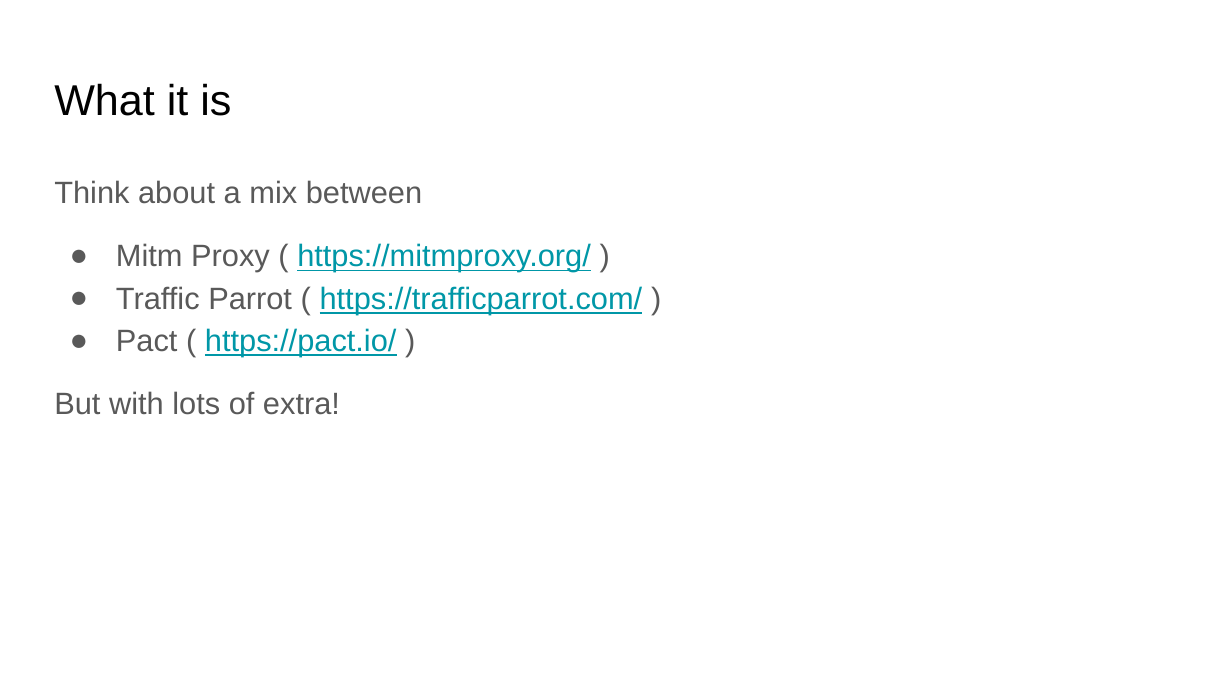
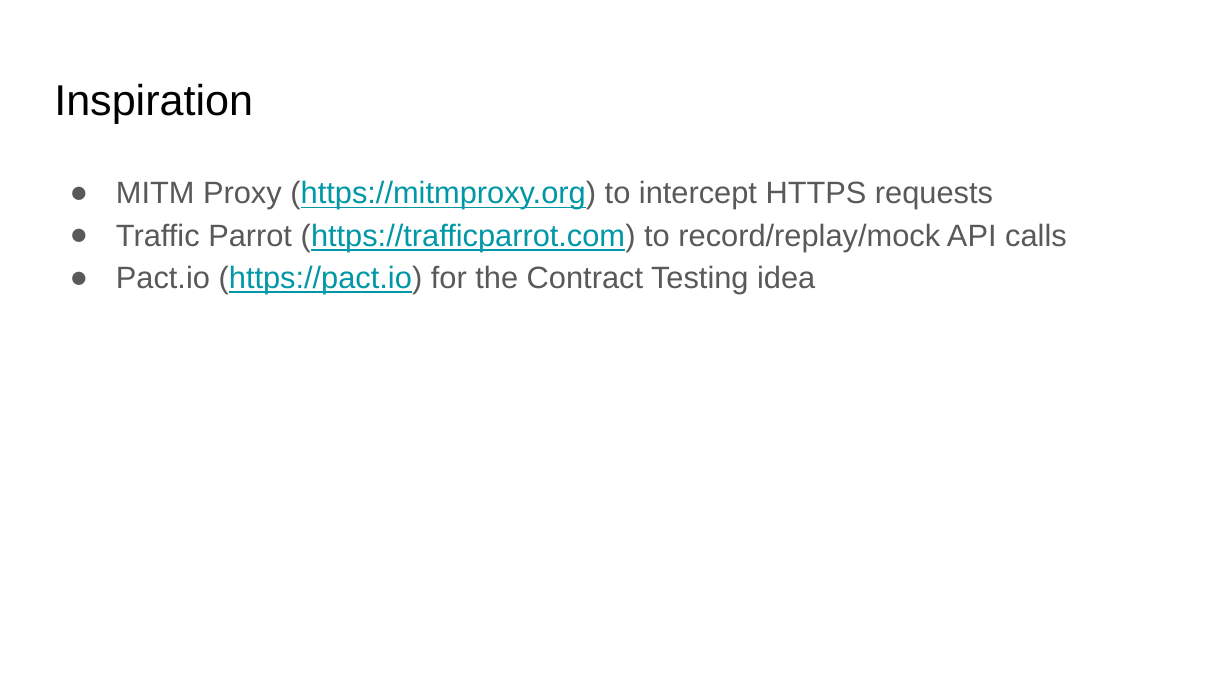
Before and after one commit to kendarorg/HttpAnsweringMachine, a slide deck: slide 5 of docs/HAM.pptx (slide 2 before the commit). Drawn at 1232x693 pixels with LibreOffice and Linux fonts; fonts in the diff are those of the drawing. Boxes give left, top, right and bottom in pixels: in the first picture for what was removed or moved away, otherwise in the second. Text is boxed around its words. In the diff, an @@ line names an element or a change of style, - is before the commit and + after.

```diff
--- a/docs/HAM.pptx
+++ b/docs/HAM.pptx
@@ title at (x1=54, y1=83, x2=253, y2=123): text changed @@
-What it is
+Inspiration
@@ text at (x1=116, y1=180, x2=1067, y2=294): text changed @@
-Think about a mix between
-● Mitm Proxy ( https://mitmproxy.org/ )
-● Traffic Parrot ( https://trafficparrot.com/ )
-● Pact ( https://pact.io/ )
-But with lots of extra!
+● MITM Proxy (https://mitmproxy.org) to intercept HTTPS requests
+● Traffic Parrot (https://trafficparrot.com) to record/replay/mock API calls
+● Pact.io (https://pact.io) for the Contract Testing idea
```
Also in this commit, not shown: 2 other slides changed, 13 slides added, 11 slides removed, 9 other files.
